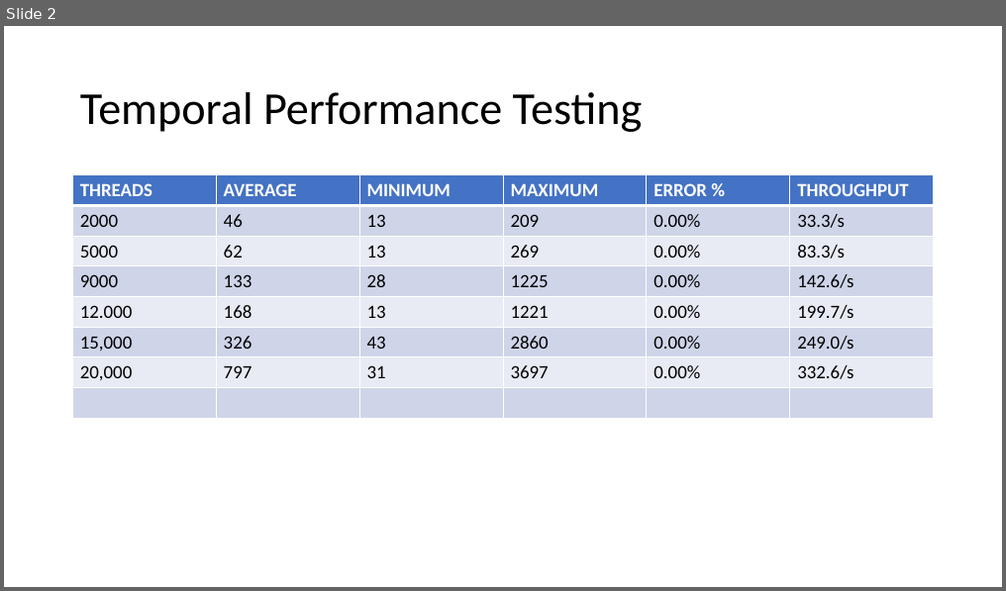
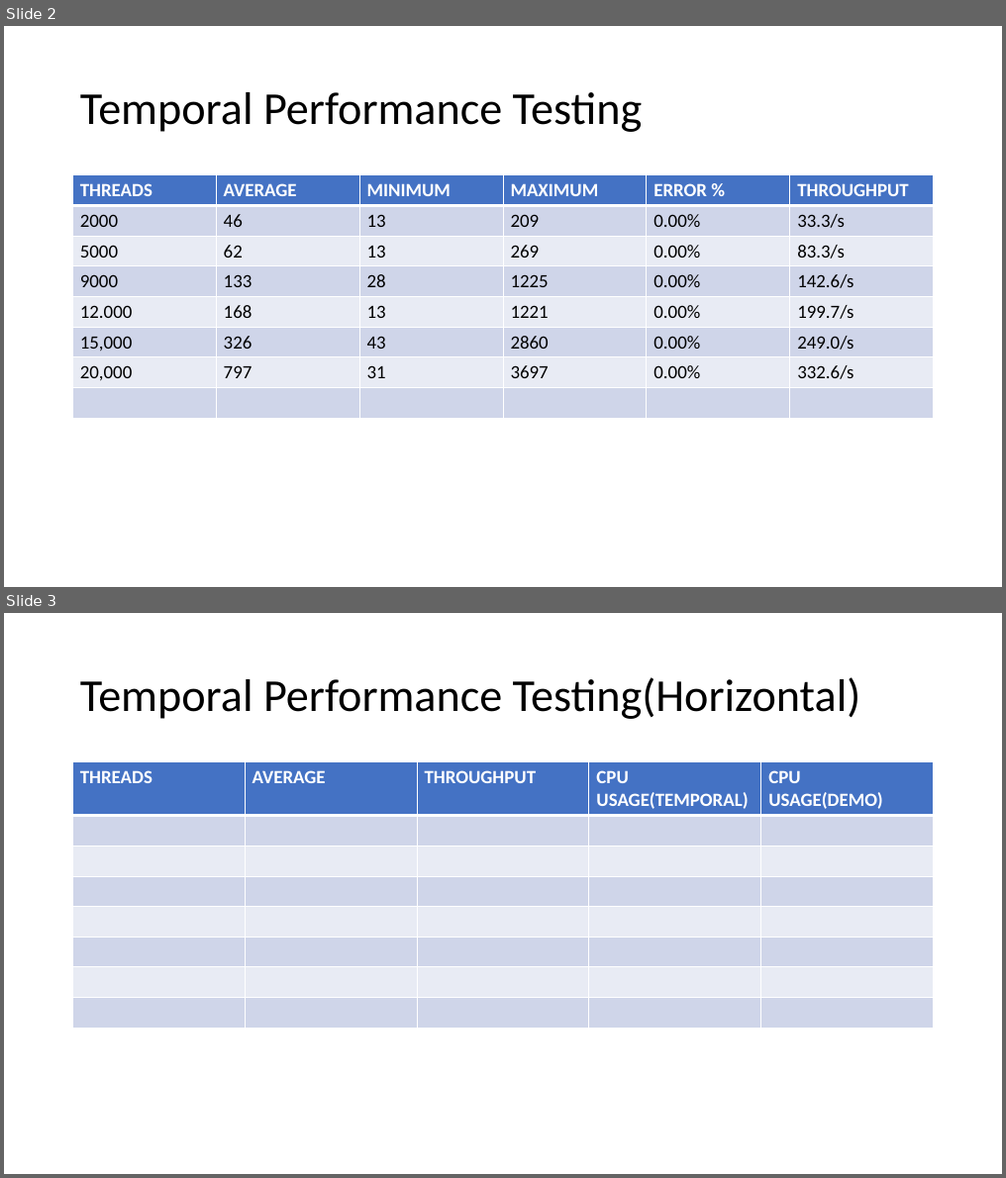
Before and after one commit to skarmanya/Temporal, a slide deck: TemporalPPT.pptx. Shown one above the other, each under a label of ours: slide 2 before the commit, slides 2 and 3 after it. The pictures are 1006x591 and 1006x1178 pixels, drawn with LibreOffice and Linux fonts; fonts in the diff are those of the drawing. Boxes give left, top, right and bottom in pixels: in the first picture for what was removed or moved away, otherwise in the second. Text is boxed around its words. In the diff, an @@ line names an element or a change of style, - is before the commit and + after.

```diff
--- a/TemporalPPT.pptx
+++ b/TemporalPPT.pptx
@@ slide 3 added at bbox=[4, 613, 1002, 1174], background #FFFFFF @@
@@ title added at bbox=[80, 677, 861, 719], 44 pt, text #000000 @@
+Temporal Performance Testing(Horizontal)
@@ table added at bbox=[73, 762, 934, 1028], 8 rows, 5 columns @@
+THREADS | AVERAGE | THROUGHPUT | CPU USAGE(TEMPORAL) | CPU / USAGE(DEMO)
+ |  |  |  | 
+ |  |  |  | 
+ |  |  |  | 
+ |  |  |  | 
+ |  |  |  | 
+ |  |  |  | 
+ |  |  |  | 
```
Also in this commit, not shown: 1 other file.
